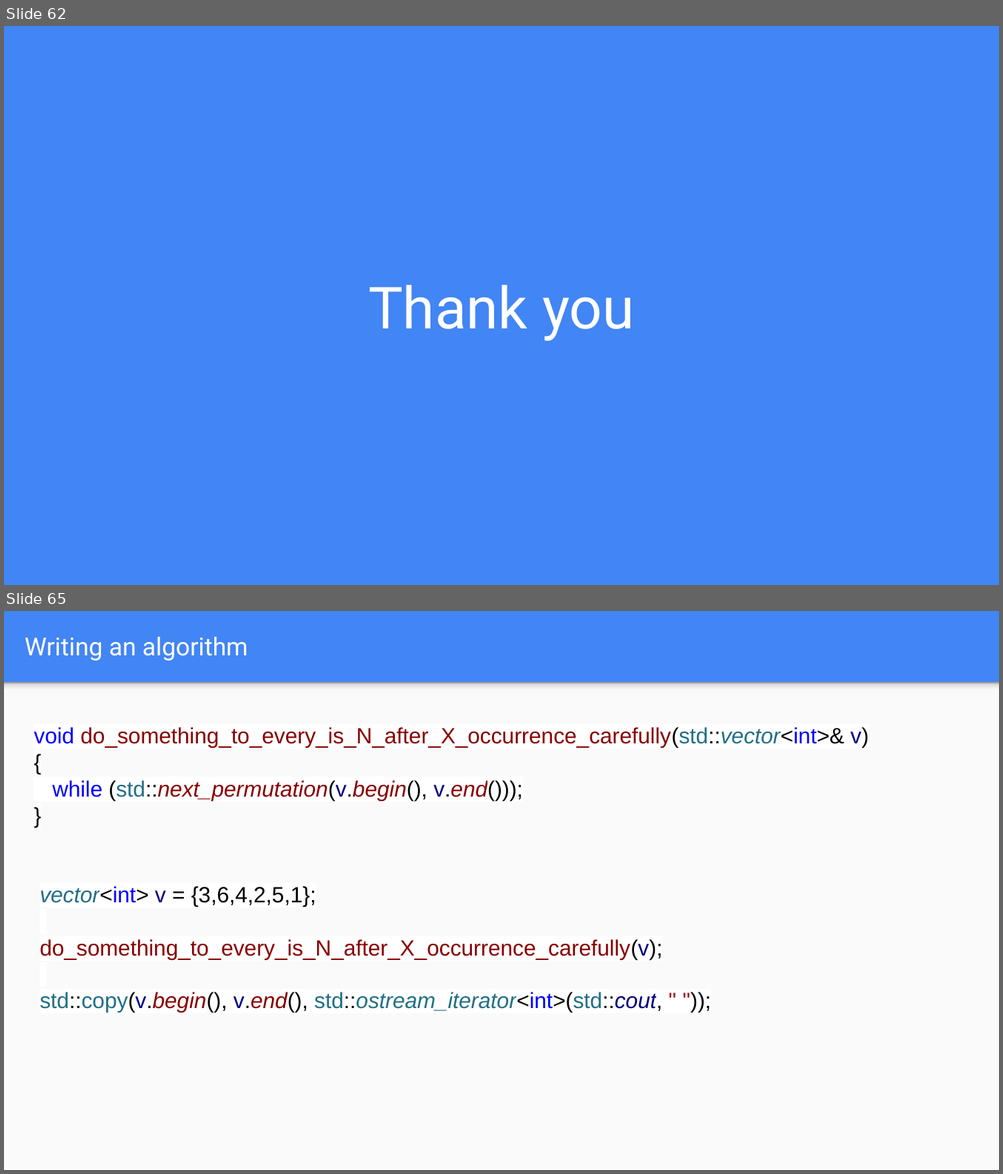
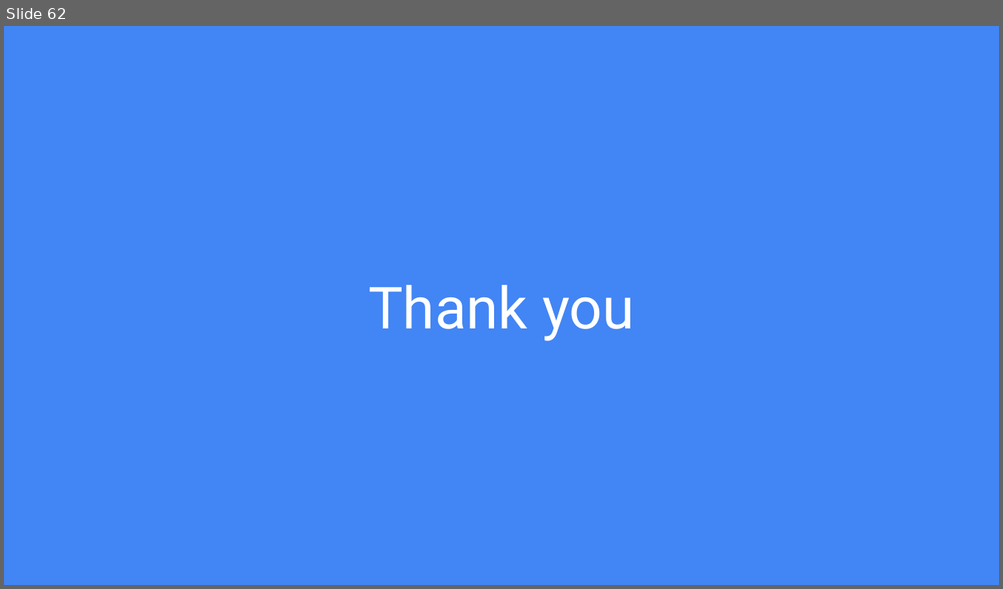
Before and after one commit to SofiaCPP/CppUserGroupSofia, a slide deck: Meeting 04 May 2016 Customizing STL Algorithms, containers and iterators/Using and expanding STL containers and algorithms.pptx. Shown one above the other, each under a label of ours: slides 62 and 65 before the commit, slide 62 after it; the slides between them are not shown. The pictures are 1003x1174 and 1003x589 pixels, drawn with LibreOffice and Linux fonts; fonts in the diff are those of the drawing. Boxes give left, top, right and bottom in pixels: in the first picture for what was removed or moved away, otherwise in the second. Text is boxed around its words. In the diff, an @@ line names an element or a change of style, - is before the commit and + after.

```diff
--- a/Meeting 04 May 2016 Customizing STL Algorithms, containers and iterators/Using and expanding STL containers and algorithms.pptx
+++ b/Meeting 04 May 2016 Customizing STL Algorithms, containers and iterators/Using and expanding STL containers and algorithms.pptx
@@ slide 65 removed at <box>4,611,999,1170</box>, background #4285F4 @@
@@ title removed at <box>25,637,248,661</box> @@
-Writing an algorithm
@@ rectangle removed at <box>4,683,999,1170</box> @@
@@ rectangle removed at <box>4,683,999,695</box> @@
@@ text removed at <box>34,727,868,800</box> @@
-void do_something_to_every_is_N_after_X_occurrence_carefully(std::vector<int>& v)
-{
-while (std::next_permutation(v.begin(), v.end()));
-}
@@ text removed at <box>40,886,662,1013</box> @@
-vector<int> v = {3,6,4,2,5,1};
-do_something_to_every_is_N_after_X_occurrence_carefully(v);
-std::copy(v.begin(), v.end(), std::ostream_iterator<int>(std::cout, " "));
```
Also in this commit, not shown: 1 slide changed, 2 other slides removed, 6 other files.
